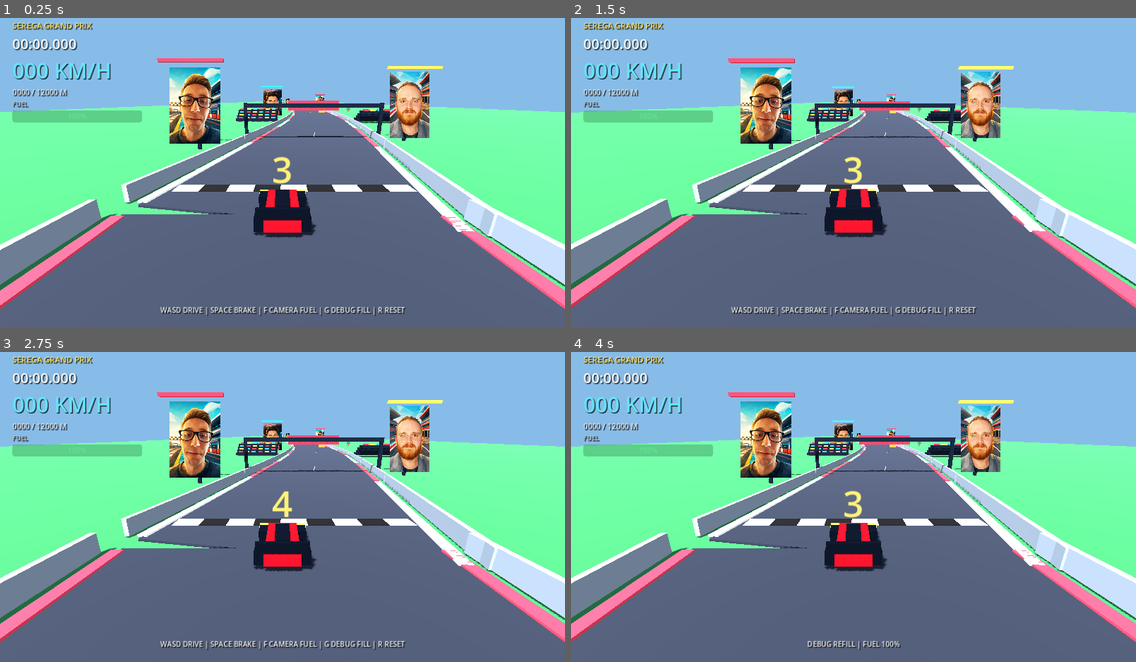
Above: before the commit, frames 1-4 (two rows, left to right).
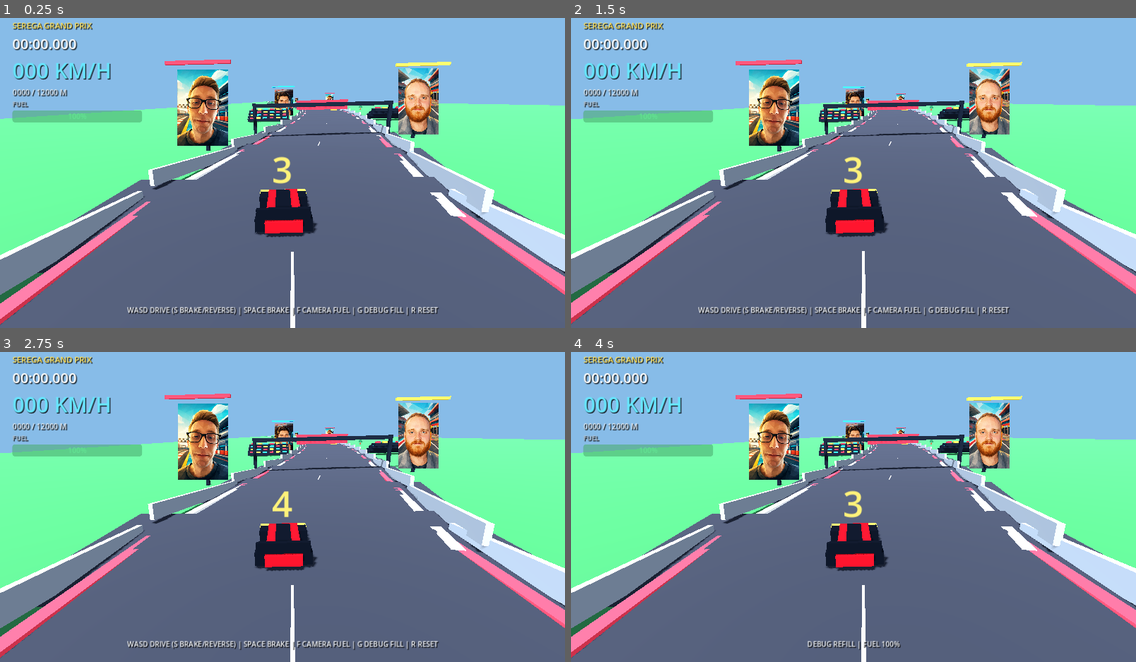
Above: after the commit, the same moments.

Repository: marticampgin/serega-racing
Game: Godot game, scene res://scenes/main.tscn
The game is run twice, just before and just after one commit, with the same random seed, the same clock (stepped at 60 frames per second) and the same inputs.
Inputs:
- Up to frame 1 (0.25 s): no input
- Up to frame 2 (1.5 s): hold D 0.53-1.28 s; hold R 0.53-1.28 s; tap Space at 0.77, 0.8, 1.07, 1.35 s; tap Enter at 1.25 s; hold S from 1.28 s (still down)
- Up to frame 3 (2.75 s): tap Space at 1.52, 1.82, 2.3 s; tap R at 1.55 s; release S at 2.03 s; hold D from 2.03 s (still down); hold R from 2.03 s (still down)
- Up to frame 4 (4 s): tap Space at 2.75, 3.02, 3.32, 3.77, 3.8 s; release D at 2.78 s; release R at 2.78 s; hold W 2.78-3.53 s; tap F at 2.85 s; tap R at 3.05 s; hold A from 3.53 s (still down); hold G from 3.53 s (still down)

The runs differ from the first frame. In frame 1, 19% of the frame differs, in the area x 0-100%, y 12-100%; in frame 2, 19%; in frame 3, 19%; in frame 4, 18%.

Commit message:
Overhaul track variety and high-speed driving

Diff:
--- a/qa/smoke_test.gd
+++ b/qa/smoke_test.gd
@@ -35,6 +35,10 @@
 	var camera := root.get_camera_3d()
 	check(camera != null and camera.is_current(), "active chase camera exists")
 	check(get_nodes_in_group("obstacle").size() > 10, "randomized obstacle course is populated")
+	check(get_nodes_in_group("bridge").size() > 10, "elevated bridge road and supports exist")
+	check(get_nodes_in_group("tunnel").size() > 10, "tunnel arch sequences exist")
+	check(get_nodes_in_group("rock_scenery").size() > 5, "non-box rock scenery exists")
+	check(race.find_children("*", "Sprite3D", true, false).size() >= 6, "personalized portrait billboards remain placed")
 	check(race.get("fuel_bar") is ProgressBar, "fuel HUD exists")
 	check(race.get("status_label") is Label, "race status HUD exists")
 
@@ -42,6 +46,18 @@
 	race.call("apply_drink_result", "purple")
 	check(float(race.get("fuel")) >= initial_fuel, "drink result refuels the car")
 	check(float(race.get("ghost_time")) > 0.0, "purple drink enables ghost mode")
+	var elevations: Array[float] = []
+	for z in [-500.0, -2500.0, -6000.0, -7200.0, -9000.0]:
+		elevations.append(float(race.call("track_y", z)))
+	check(elevations.max() - elevations.min() > 8.0, "track has substantial hills and elevation changes")
+	var braking_speed := float(race.call("compute_drive_speed", 20.0, 0.0, true, false, 0.3, 0.1))
+	var reverse_speed := float(race.call("compute_drive_speed", 0.0, 0.0, true, false, 0.3, 0.1))
+	check(braking_speed < 20.0 and braking_speed >= 0.0, "S brakes forward motion before reversing")
+	check(reverse_speed < 0.0, "S engages reverse from a standstill")
+	var accelerating_speed := 0.0
+	for step in range(700):
+		accelerating_speed = float(race.call("compute_drive_speed", accelerating_speed, 1.0, false, false, 0.5, 0.1))
+	check(accelerating_speed > 65.0, "forward acceleration continues beyond the old speed cap")
 	race.set("fuel", 12.0)
 	race.call("debug_refill")
 	check(is_equal_approx(float(race.get("fuel")), 100.0), "debug refill restores full fuel")
--- a/scripts/main.gd
+++ b/scripts/main.gd
@@ -2,13 +2,13 @@
 
 const TRACK_LENGTH := 12000.0
 const ROAD_WIDTH := 17.0
-const SEGMENT_LENGTH := 20.0
+const SEGMENT_LENGTH := 12.0
 const START_Z := 10.0
 
 var car: CharacterBody3D
 var chase_camera: Camera3D
 var speed := 0.0
-var base_max_speed := 43.0
+var base_max_speed := 43.0 # Retained for QA/API compatibility; forward speed has no hard cap.
 var fuel := 100.0
 var elapsed := 0.0
 var distance := 0.0
@@ -46,6 +46,10 @@
 	build_refuel_client()
 	print("Serega Racing: playable race initialized")
 	for argument in OS.get_cmdline_user_args():
+		if argument.begins_with("--screenshot-z="):
+			var capture_z := clampf(float(argument.trim_prefix("--screenshot-z=")), -TRACK_LENGTH, 0.0)
+			car.global_position = Vector3(center_x(capture_z), track_y(capture_z) + 0.55, capture_z)
+			car.rotation.y = track_heading(capture_z)
 		if argument.begins_with("--screenshot="):
 			capture_qa_screenshot.call_deferred(argument.trim_prefix("--screenshot="))
 
@@ -62,13 +66,39 @@
 
 func center_x(z: float) -> float:
 	var d := maxf(0.0, -z)
-	return sin(d / 115.0) * 15.0 + sin(d / 47.0) * 3.0
+	# Layer broad sweepers, technical esses, and a long spiral-like mountain section.
+	var x := sin(d / 155.0) * 22.0 + sin(d / 61.0) * 7.0
+	if d > 6500.0 and d < 8050.0:
+		x += sin((d - 6500.0) / 92.0) * 24.0
+	return x
+
+
+func track_y(z: float) -> float:
+	var d := maxf(0.0, -z)
+	var height := sin(d / 410.0) * 2.2
+	# Mountain climb, high bridge/viaduct, then a controlled descent.
+	height += smoothstep(1800.0, 2500.0, d) * 8.0
+	height -= smoothstep(3650.0, 4400.0, d) * 8.0
+	height += smoothstep(5700.0, 6500.0, d) * 15.0
+	height -= smoothstep(8050.0, 9000.0, d) * 15.0
+	return height
+
+
+func track_bank(z: float) -> float:
+	var d := maxf(0.0, -z)
+	var dx := center_x(z - 8.0) - center_x(z + 8.0)
+	return clampf(-dx * 0.018 + sin(d / 230.0) * 0.035, -0.18, 0.18)
 
 
 func track_heading(z: float) -> float:
 	var sample := 1.0
 	var dx := center_x(z - sample) - center_x(z + sample)
 	return -atan2(dx, sample * 2.0)
+
+
+func track_pitch(z: float) -> float:
+	var sample := 8.0
+	return atan2(track_y(z - sample) - track_y(z + sample), sample * 2.0)
 
 
 func make_material(color: Color, metallic := 0.0, roughness := 0.8) -> StandardMaterial3D:
@@ -144,24 +174,48 @@
 	var barrier_mat := make_material(Color("a8b3bd"), 0.55, 0.35)
 	var segments := int(TRACK_LENGTH / SEGMENT_LENGTH) + 2
 	for i in range(segments):
-		var z := START_Z - i * SEGMENT_LENGTH
-		var x := center_x(z)
-		var heading := track_heading(z)
-		add_box(self, Vector3(ROAD_WIDTH, 0.25, SEGMENT_LENGTH + 0.6), Vector3(x, -0.12, z), asphalt, true, heading)
+		var z_start := START_Z - i * SEGMENT_LENGTH
+		var z_end := z_start - SEGMENT_LENGTH
+		var start := Vector3(center_x(z_start), track_y(z_start), z_start)
+		var end := Vector3(center_x(z_end), track_y(z_end), z_end)
+		var midpoint := (start + end) * 0.5
+		var forward := (end - start).normalized()
+		var lateral := forward.cross(Vector3.UP).normalized()
+		var piece_length := start.distance_to(end) + 0.8
+		# Keep modular road surfaces level across their width; camera/chassis roll
+		# communicates banking without opening seams between adjacent colliders.
+		var bank := 0.0
+		# A wider overlapping asphalt skirt hides the triangular seams produced by
+		# modular rectangles on tight 3D curves while the road collider stays precise.
+		var underlay := add_box(self, Vector3(ROAD_WIDTH + 6.0, 0.18, piece_length + 6.0), midpoint - Vector3.UP * 0.25, asphalt)
+		orient_track_piece(underlay, end, bank)
+		var road := add_box(self, Vector3(ROAD_WIDTH, 0.25, piece_length), midpoint - Vector3.UP * 0.12, asphalt, true)
+		orient_track_piece(road, end, bank)
+		road.add_to_group("bridge" if absf(midpoint.y) > 8.0 else "track")
 		for side in [-1.0, 1.0]:
-			var lateral: Vector3 = Vector3(cos(heading), 0, -sin(heading)) * float(side)
 			var curb_color := curb_red if i % 2 == 0 else curb_white
-			add_box(self, Vector3(0.65, 0.16, SEGMENT_LENGTH), Vector3(x, 0.02, z) + lateral * (ROAD_WIDTH * 0.5), curb_color, false, heading)
-			add_box(self, Vector3(0.35, 1.1, SEGMENT_LENGTH), Vector3(x, 0.48, z) + lateral * (ROAD_WIDTH * 0.5 + 1.05), barrier_mat, true, heading)
+			var side_offset := lateral * float(side)
+			var curb_position := midpoint + Vector3.UP * 0.02 + side_offset * (ROAD_WIDTH * 0.5)
+			var curb := add_box(self, Vector3(0.65, 0.16, piece_length), curb_position, curb_color)
+			orient_track_piece(curb, end + side_offset * (ROAD_WIDTH * 0.5), bank)
+			var barrier_position := midpoint + Vector3.UP * 0.48 + side_offset * (ROAD_WIDTH * 0.5 + 1.05)
+			var barrier := add_box(self, Vector3(0.35, 1.1, piece_length), barrier_position, barrier_mat, true)
+			orient_track_piece(barrier, end + side_offset * (ROAD_WIDTH * 0.5 + 1.05), bank)
 		if i % 2 == 0:
-			add_box(self, Vector3(0.12, 0.025, 5.0), Vector3(x, 0.02, z), line_mat, false, heading)
+			var line := add_box(self, Vector3(0.12, 0.025, minf(5.0, piece_length)), midpoint + Vector3.UP * 0.02, line_mat)
+			orient_track_piece(line, end, bank)
 	# Start and finish markings.
 	for lane in range(-4, 5):
 		var start_color := Color.WHITE if lane % 2 == 0 else Color("111111")
-		add_box(self, Vector3(1.8, 0.04, 1.2), Vector3(center_x(-4.0) + lane * 1.8, 0.04, -4.0), make_material(start_color))
+		add_box(self, Vector3(1.8, 0.04, 1.2), Vector3(center_x(-4.0) + lane * 1.8, track_y(-4.0) + 0.04, -4.0), make_material(start_color))
 	for lane in range(-4, 5):
 		var color := Color.WHITE if lane % 2 == 0 else Color("111111")
-		add_box(self, Vector3(1.8, 0.04, 1.2), Vector3(center_x(-TRACK_LENGTH) + lane * 1.8, 0.04, -TRACK_LENGTH), make_material(color))
+		add_box(self, Vector3(1.8, 0.04, 1.2), Vector3(center_x(-TRACK_LENGTH) + lane * 1.8, track_y(-TRACK_LENGTH) + 0.04, -TRACK_LENGTH), make_material(color))
+
+
+func orient_track_piece(piece: Node3D, target: Vector3, bank: float) -> void:
+	piece.look_at(target, Vector3.UP)
+	piece.rotate_object_local(Vector3.BACK, bank)
 
 
 func build_scenery() -> void:
@@ -203,6 +257,44 @@
 			tree_index += 1
 		scenery_z -= rng.randf_range(75.0, 125.0)
 	build_portrait_scenery(steel, red, yellow, blue)
+	build_landmarks(steel, yellow, red, blue)
+
+
+func build_landmarks(steel: Material, yellow: Material, red: Material, blue: Material) -> void:
+	# Rock formations, tunnel portals, a high viaduct, wind turbines and city towers
+	# make each part of the lap readable at racing speed.
+	var rock := make_material(Color("785f49"), 0.0, 1.0)
+	var concrete := make_material(Color("66717c"), 0.05, 0.85)
+	for z in [-2050.0, -2250.0, -2450.0, -6800.0, -7100.0, -7450.0]:
+		for side in [-1.0, 1.0]:
+			var p := Vector3(center_x(z) + side * 22.0, track_y(z), z)
+			var formation := add_cylinder(self, 5.0, 10.0, p + Vector3.UP * 5.0, rock, 1.5)
+			formation.add_to_group("rock_scenery")
+	# Two open-ended tunnel sequences; repeated arches read as a tunnel without trapping camera.
+	for tunnel_z in [-3050.0, -9300.0]:
+		for arch_index in range(10):
+			var z: float = tunnel_z - arch_index * 7.0
+			var x := center_x(z); var y := track_y(z); var heading := track_heading(z)
+			for arch_part in [
+				add_box(self, Vector3(1.2, 7.0, 1.0), Vector3(x - 9.2, y + 3.4, z), concrete, false, heading),
+				add_box(self, Vector3(1.2, 7.0, 1.0), Vector3(x + 9.2, y + 3.4, z), concrete, false, heading),
+				add_box(self, Vector3(19.6, 1.0, 1.0), Vector3(x, y + 7.0, z), concrete, false, heading),
+			]:
+				arch_part.add_to_group("tunnel")
+	# Bridge piers underneath the elevated approach.
+	for z in range(-5900, -7900, -100):
+		var ground_to_road := maxf(2.0, track_y(float(z)))
+		add_cylinder(self, 1.2, ground_to_road, Vector3(center_x(float(z)), ground_to_road * 0.5 - 0.2, float(z)), concrete)
+	# Varied silhouettes: turbines and cylindrical city structures.
+	for z in [-4500.0, -4800.0, -10200.0, -10700.0]:
+		var side := -1.0 if int(absf(z)) % 2 == 0 else 1.0
+		var p := Vector3(center_x(z) + side * 28.0, track_y(z), z)
+		add_cylinder(self, 0.55, 14.0, p + Vector3.UP * 7.0, steel, 0.25)
+		add_box(self, Vector3(9.0, 0.35, 0.35), p + Vector3.UP * 13.5, yellow, false, track_heading(z))
+	for z in [-10800.0, -11000.0, -11300.0]:
+		for side in [-1.0, 1.0]:
+			var p := Vector3(center_x(z) + side * 25.0, 0.0, z)
+			add_cylinder(self, 4.0, 12.0 + fmod(absf(z), 9.0), p + Vector3.UP * 6.0, [red, blue, steel][int(absf(z)) % 3])
 
 
 func build_portrait_scenery(steel: Material, red: Material, yellow: Material, blue: Material) -> void:
@@ -239,7 +331,7 @@
 	car.name = "PlayerCar"
 	car.collision_layer = 1
 	car.collision_mask = 1
-	start_position = Vector3(center_x(0), 0.55, 0)
+	start_position = Vector3(center_x(0), track_y(0) + 0.55, 0)
 	car.position = start_position
 	add_child(car)
 	var collider := CollisionShape3D.new()
@@ -285,9 +377,12 @@
 		lanes.shuffle()
 		for index in range(blocked_count):
 			var lane := lanes[index]
-			var x: float = center_x(z) + float(lane_offsets[lane])
+			var heading := track_heading(z)
+			var lateral := Vector3(cos(heading), 0.0, -sin(heading))
+			var obstacle_position := Vector3(center_x(z), track_y(z), z) + lateral * float(lane_offsets[lane])
 			var size := Vector3(2.2, 1.65, 2.2) if row % 3 else Vector3(2.8, 1.25, 1.7)
-			var obstacle := add_box(self, size, Vector3(x, size.y * 0.5, z), obstacle_materials[row % obstacle_materials.size()], true)
+			obstacle_position.y += size.y * 0.5
+			var obstacle := add_box(self, size, obstacle_position, obstacle_materials[row % obstacle_materials.size()], true, heading)
 			obstacle.add_to_group("obstacle")
 		row += 1
 		# Spacing narrows gradually, while every row still has a guaranteed open lane.
@@ -335,7 +430,7 @@
 	fuel_bar.value = fuel
 	fuel_bar.show_percentage = true
 	column.add_child(fuel_bar)
-	status_label = make_label("WASD DRIVE | SPACE BRAKE | F CAMERA FUEL | G DEBUG FILL | R RESET", 16, Color("f2f4f6"))
+	status_label = make_label("WASD DRIVE (S BRAKE/REVERSE) | SPACE BRAKE | F CAMERA FUEL | G DEBUG FILL | R RESET", 16, Color("f2f4f6"))
 	status_label.anchor_right = 1.0
 	status_label.anchor_top = 1.0
 	status_label.anchor_bottom = 1.0
@@ -424,38 +519,57 @@
 		car.move_and_slide()
 		return
 	var throttle := 1.0 if Input.is_key_pressed(KEY_W) else 0.0
-	var braking := Input.is_key_pressed(KEY_S) or Input.is_key_pressed(KEY_SPACE)
+	var reverse_pressed := Input.is_key_pressed(KEY_S)
+	var hard_braking := Input.is_key_pressed(KEY_SPACE)
 	var steer := 0.0
 	if Input.is_key_pressed(KEY_A): steer -= 1.0
 	if Input.is_key_pressed(KEY_D): steer += 1.0
 	var progress := clampf(distance / TRACK_LENGTH, 0.0, 1.0)
-	var current_max := base_max_speed + progress * 22.0
-	if boost_time > 0.0:
-		current_max += 17.0
-	if fuel <= 0.0:
-		current_max = 12.0
-		throttle = minf(throttle, 0.35)
-	if throttle > 0:
-		speed = move_toward(speed, current_max, (18.0 + progress * 3.0) * delta)
-	else:
-		speed = move_toward(speed, 0.0, 7.0 * delta)
-	if braking:
-		speed = move_toward(speed, 0.0, 36.0 * delta)
-	var speed_ratio := clampf(speed / maxf(current_max, 1.0), 0.0, 1.0)
-	var steering_rate := lerpf(2.25, 1.25, speed_ratio)
-	if absf(steer) > 0.01 and speed > 1.0:
-		car.rotate_y(-steer * steering_rate * delta)
+	speed = compute_drive_speed(speed, throttle, reverse_pressed, hard_braking, progress, delta)
+	var speed_ratio := clampf(absf(speed) / 110.0, 0.0, 1.0)
+	var steering_rate := lerpf(2.35, 0.78, speed_ratio)
+	if absf(steer) > 0.01 and absf(speed) > 0.6:
+		var reverse_steering := -1.0 if speed < 0.0 else 1.0
+		car.rotate_y(-steer * reverse_steering * steering_rate * delta)
 	# Arcade stability gently aligns the car to the road while preserving sharp player input.
 	var desired_heading := track_heading(car.global_position.z)
 	car.rotation.y = lerp_angle(car.rotation.y, desired_heading, delta * (0.18 if absf(steer) > 0.1 else 0.7))
 	var forward := -car.global_transform.basis.z.normalized()
-	car.velocity = forward * speed
-	car.velocity.y = -1.0
-	car.move_and_slide()
-	for index in range(car.get_slide_collision_count()):
-		var collision := car.get_slide_collision(index)
-		if collision.get_collider() is Node and collision.get_collider().is_in_group("obstacle"):
-			handle_obstacle_hit()
+	# Substep at very high speed so thin obstacles cannot be skipped between ticks.
+	var movement_steps := maxi(1, ceili(absf(speed) * delta / 1.25))
+	for movement_step in range(movement_steps):
+		car.velocity = forward * speed
+		car.velocity.y = -7.0
+		car.velocity /= float(movement_steps)
+		car.move_and_slide()
+		for collision_index in range(car.get_slide_collision_count()):
+			var step_collision := car.get_slide_collision(collision_index)
+			if step_collision.get_collider() is Node and step_collision.get_collider().is_in_group("obstacle"):
+				handle_obstacle_hit()
+	# Settle the arcade chassis onto steep modular road pieces and banking.
+	var road_height := track_y(car.global_position.z) + 0.55
+	if absf(car.global_position.x - center_x(car.global_position.z)) < ROAD_WIDTH * 0.65:
+		car.global_position.y = lerpf(car.global_position.y, road_height, 1.0 - exp(-delta * 18.0))
+
+
+func compute_drive_speed(current_speed: float, throttle: float, reverse_pressed: bool, hard_braking: bool, progress: float, delta: float) -> float:
+	# Holding W continues to accelerate; tapering keeps extreme speeds controllable.
+	var acceleration := (18.0 + progress * 3.0) / (1.0 + maxf(current_speed, 0.0) / 105.0)
+	if boost_time > 0.0:
+		acceleration *= 1.75
+	if fuel <= 0.0:
+		throttle = minf(throttle, 0.35)
+	if throttle > 0.0:
+		current_speed = move_toward(current_speed, 0.0, 34.0 * delta) if current_speed < 0.0 else current_speed + acceleration * delta
+	elif reverse_pressed:
+		# S brakes forward motion first and only selects reverse near a standstill.
+		current_speed = move_toward(current_speed, 0.0, 42.0 * delta) if current_speed > 0.5 else move_toward(current_speed, -15.0, 11.0 * delta)
+	else:
+		current_speed = move_toward(current_speed, 0.0, 5.5 * delta)
+	if hard_braking:
+		current_speed = move_toward(current_speed, 0.0, 55.0 * delta)
+	# Numerical/physics guard only; normal play never reaches this value.
+	return clampf(current_speed, -15.0, 300.0)
 
 
 func handle_obstacle_hit() -> void:
@@ -488,10 +602,11 @@
 	chase_camera.global_position = chase_camera.global_position.lerp(target_position, 1.0 - exp(-delta * 7.0))
 	var look_target := car.global_position - basis.z * 5.0 + Vector3.UP * 0.55
 	chase_camera.look_at(look_target, Vector3.UP)
+	chase_camera.rotate_object_local(Vector3.BACK, track_bank(car.global_position.z) * 0.65)
 
 
 func update_hud() -> void:
-	speed_label.text = "%03d KM/H" % int(speed * 3.6)
+	speed_label.text = ("REV %03d KM/H" % int(absf(speed) * 3.6)) if speed < -0.5 else ("%03d KM/H" % int(speed * 3.6))
 	timer_label.text = format_time(elapsed)
 	distance_label.text = "%04d / %d M" % [int(distance), int(TRACK_LENGTH)]
 	fuel_bar.value = fuel
@@ -523,7 +638,7 @@
 	ghost_time = 0.0
 	race_active = true
 	finish_portrait.visible = false
-	status_label.text = "WASD DRIVE | SPACE BRAKE | F CAMERA FUEL | G DEBUG FILL | R RESET"
+	status_label.text = "WASD DRIVE (S BRAKE/REVERSE) | SPACE BRAKE | F CAMERA FUEL | G DEBUG FILL | R RESET"
 	refuel_in_progress = false
 	refuel_cooldown = 0.0
 	countdown_time = 3.2
Not shown, changed: README.md
